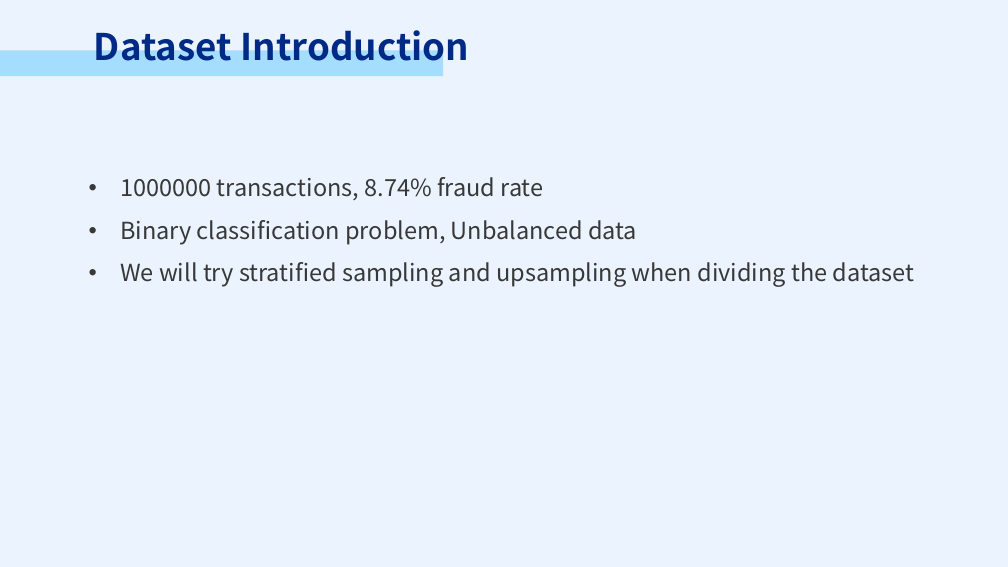
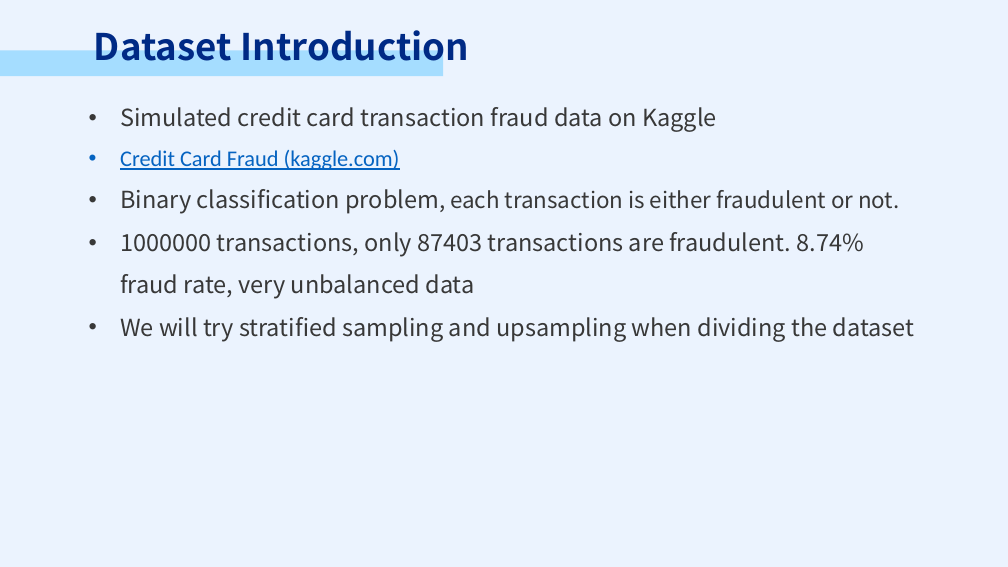
Before and after one commit to PSTAT197-F23/PSTAT197A_FP_Group1, a slide deck: slide 4 of scripts/drafts/PRESENTATION.pptx. Drawn at 1008x567 pixels with LibreOffice and Linux fonts; fonts in the diff are those of the drawing. Boxes give left, top, right and bottom in pixels: in the first picture for what was removed or moved away, otherwise in the second. Text is boxed around its words. In the diff, an @@ line names an element or a change of style, - is before the commit and + after.

Commit message:
update

```diff
--- a/scripts/drafts/PRESENTATION.pptx
+++ b/scripts/drafts/PRESENTATION.pptx
@@ text at (120,107,899,299): text changed @@
-• 1000000 transactions, 8.74% fraud rate
-• Binary classification problem, Unbalanced data
+• Simulated credit card transaction fraud data on Kaggle
+• Credit Card Fraud (kaggle.com)
+• Binary classification problem, each transaction is either fraudulent or not.
+• 1000000 transactions, only 87403 transactions are fraudulent. 8.74% fraud rate, very unbalanced data
```
Also in this commit, not shown: 2 other slides changed, 3 slides added, 4 slides removed.
